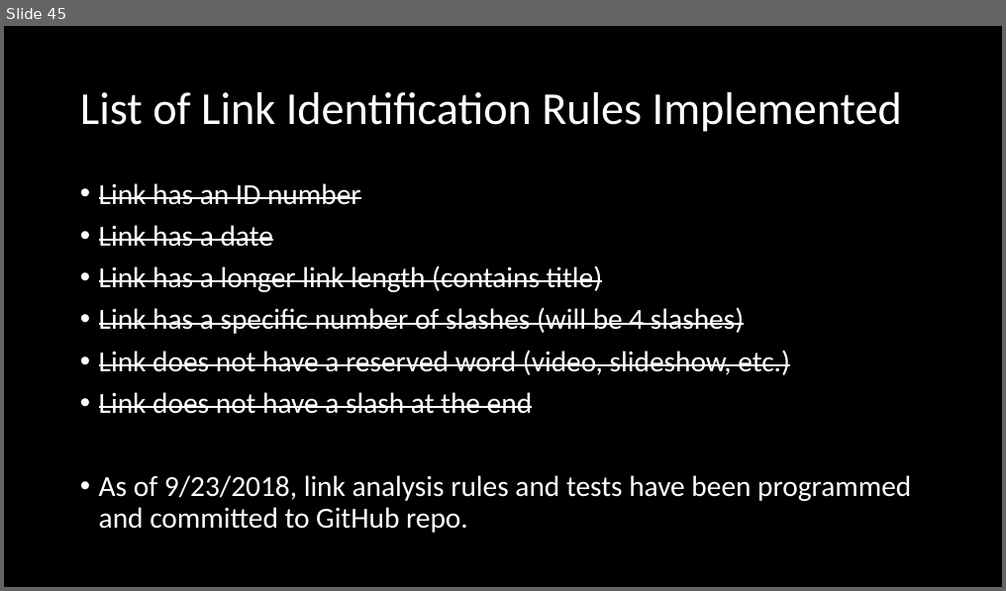
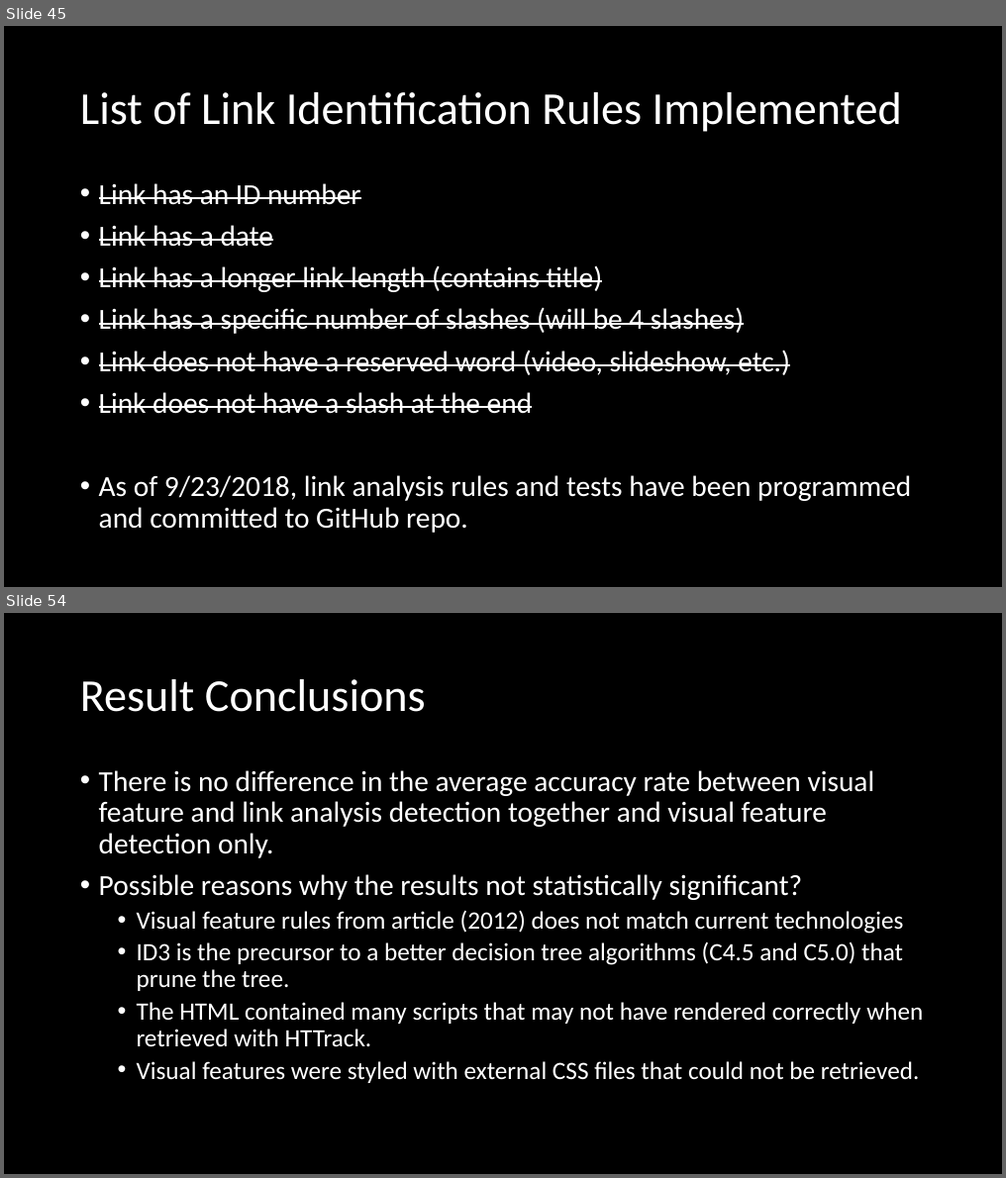
Before and after one commit to nickarummel/CSC499-Rummel-Research, a slide deck: NRummel_PTD.pptx. Shown one above the other, each under a label of ours: slide 45 before the commit, slides 45 and 54 after it; the slides between them are not shown. The pictures are 1006x591 and 1006x1178 pixels, drawn with LibreOffice and Linux fonts; fonts in the diff are those of the drawing. Boxes give left, top, right and bottom in pixels: in the first picture for what was removed or moved away, otherwise in the second. Text is boxed around its words. In the diff, an @@ line names an element or a change of style, - is before the commit and + after.

Commit message:
Updated PTD with Result Data
I updated this project's primary technical documentation to include a sample ID3 tree the code constructed, the statistical analysis of the data, results, and some conclusions.

```diff
--- a/NRummel_PTD.pptx
+++ b/NRummel_PTD.pptx
@@ slide 54 added at bbox=[4, 613, 1002, 1174], background #000000 @@
@@ title added at bbox=[80, 679, 426, 712], 44 pt, text #FFFFFF @@
+Result Conclusions
@@ text added at bbox=[99, 770, 923, 1083], 24 pt, text #FFFFFF @@
+• There is no difference in the average accuracy rate between visual feature and link analysis detection together and visual feature detection only.
+• Possible reasons why the results not statistically significant?
+  • Visual feature rules from article (2012) does not match current technologies
+  • ID3 is the precursor to a better decision tree algorithms (C4.5 and C5.0) that prune the tree.
+  • The HTML contained many scripts that may not have rendered correctly when retrieved with HTTrack.
+  • Visual features were styled with external CSS files that could not be retrieved.
```
Also in this commit, not shown: 12 other slides added.
